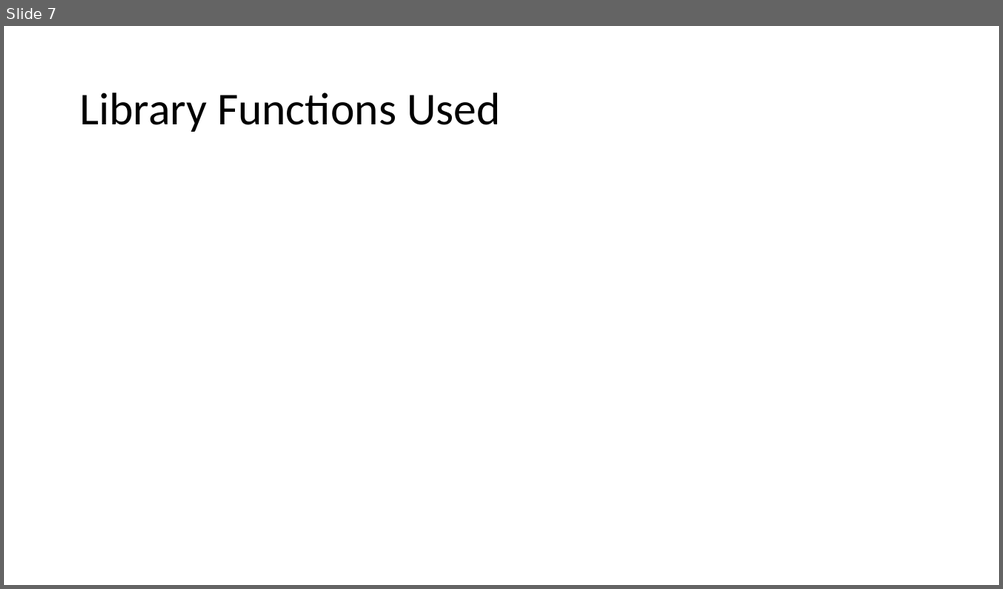
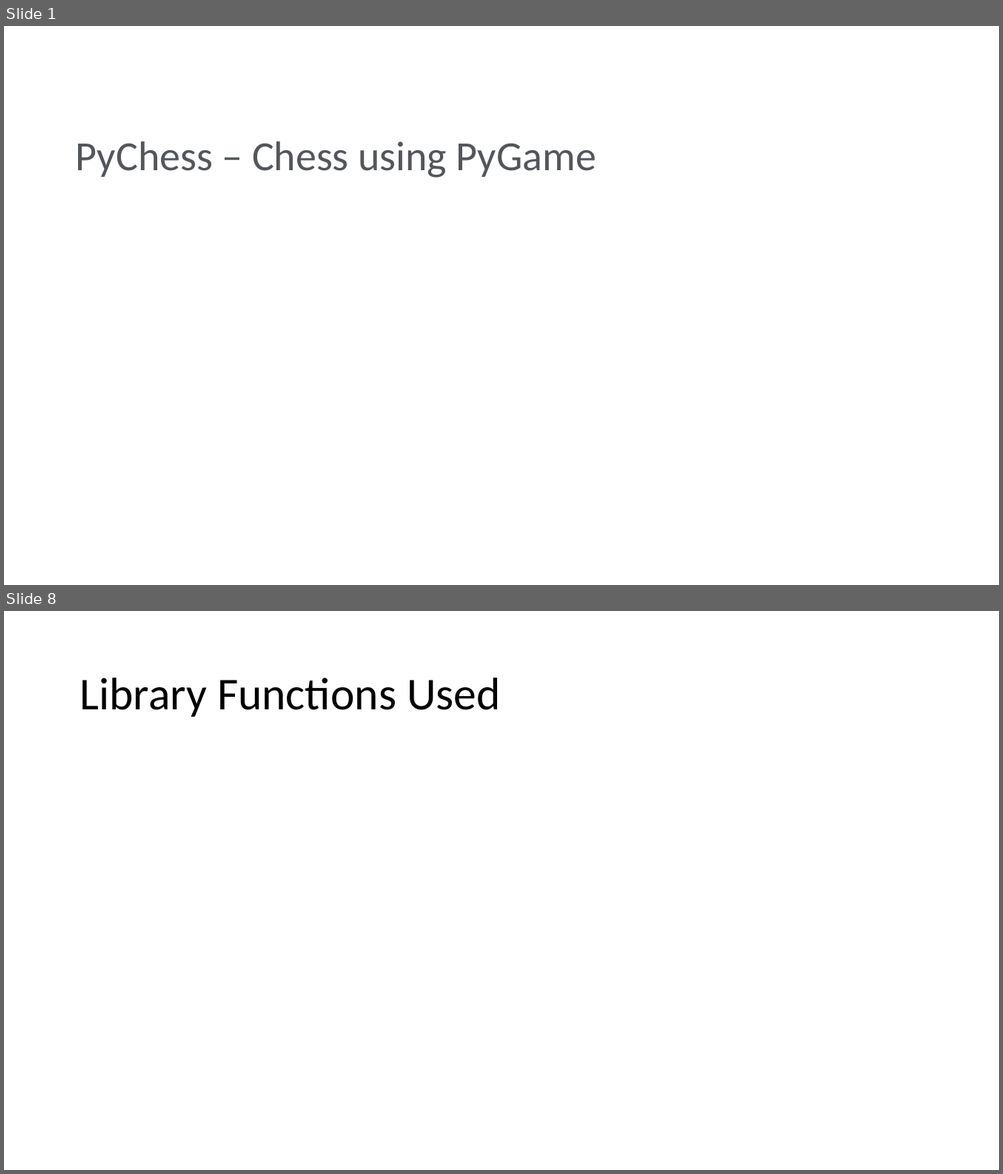
Before and after one commit to chattarajoy/Shatranj, a slide deck: MEDIA/presentation.pptx. Shown one above the other, each under a label of ours: slide 7 before the commit, slides 1 and 8 after it; the slides between them are not shown. The pictures are 1003x589 and 1003x1174 pixels, drawn with LibreOffice and Linux fonts; fonts in the diff are those of the drawing; background and template pictures are left out. Boxes give left, top, right and bottom in pixels: in the first picture for what was removed or moved away, otherwise in the second. Text is boxed around its words. In the diff, an @@ line names an element or a change of style, - is before the commit and + after.

```diff
--- a/MEDIA/presentation.pptx
+++ b/MEDIA/presentation.pptx
@@ slide 1 added at [4,26,999,585], background picture (left out) @@
@@ text added at [76,141,596,178], 40 pt, text gradient #53575C to #C5C7CA @@
+PyChess – Chess using PyGame
@@ what was slide 7 is now slide 8 @@
```
Also in this commit, not shown: 6 slides changed, 3 other slides added, 1 slide removed, 4 other files.
